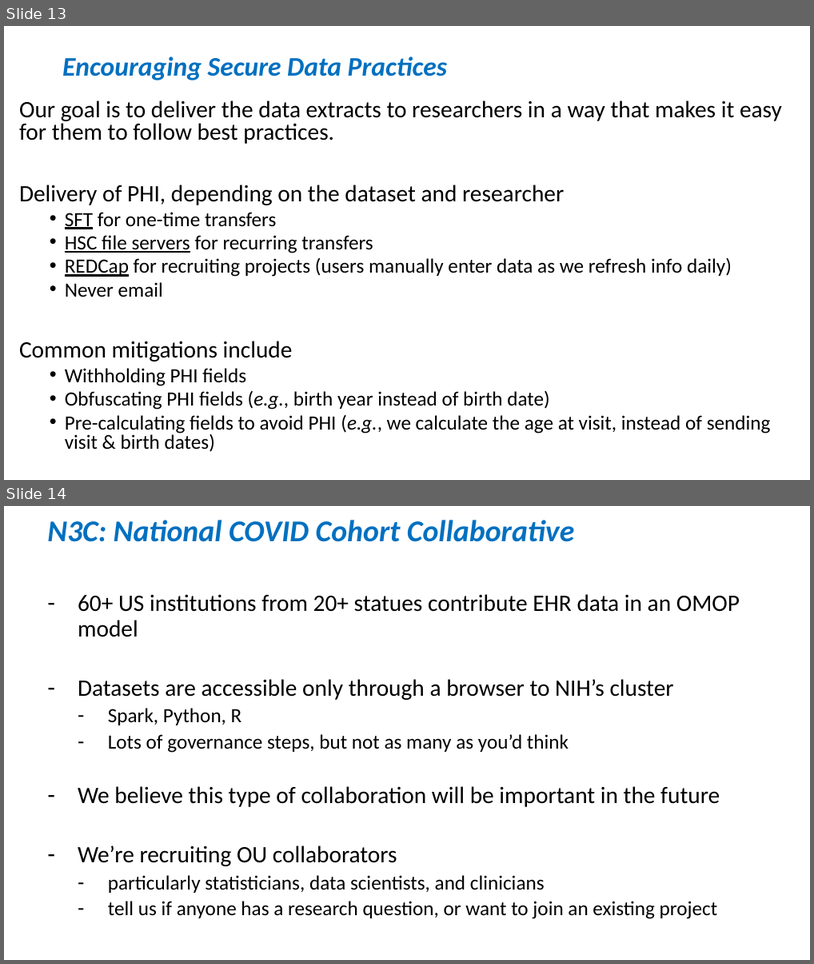
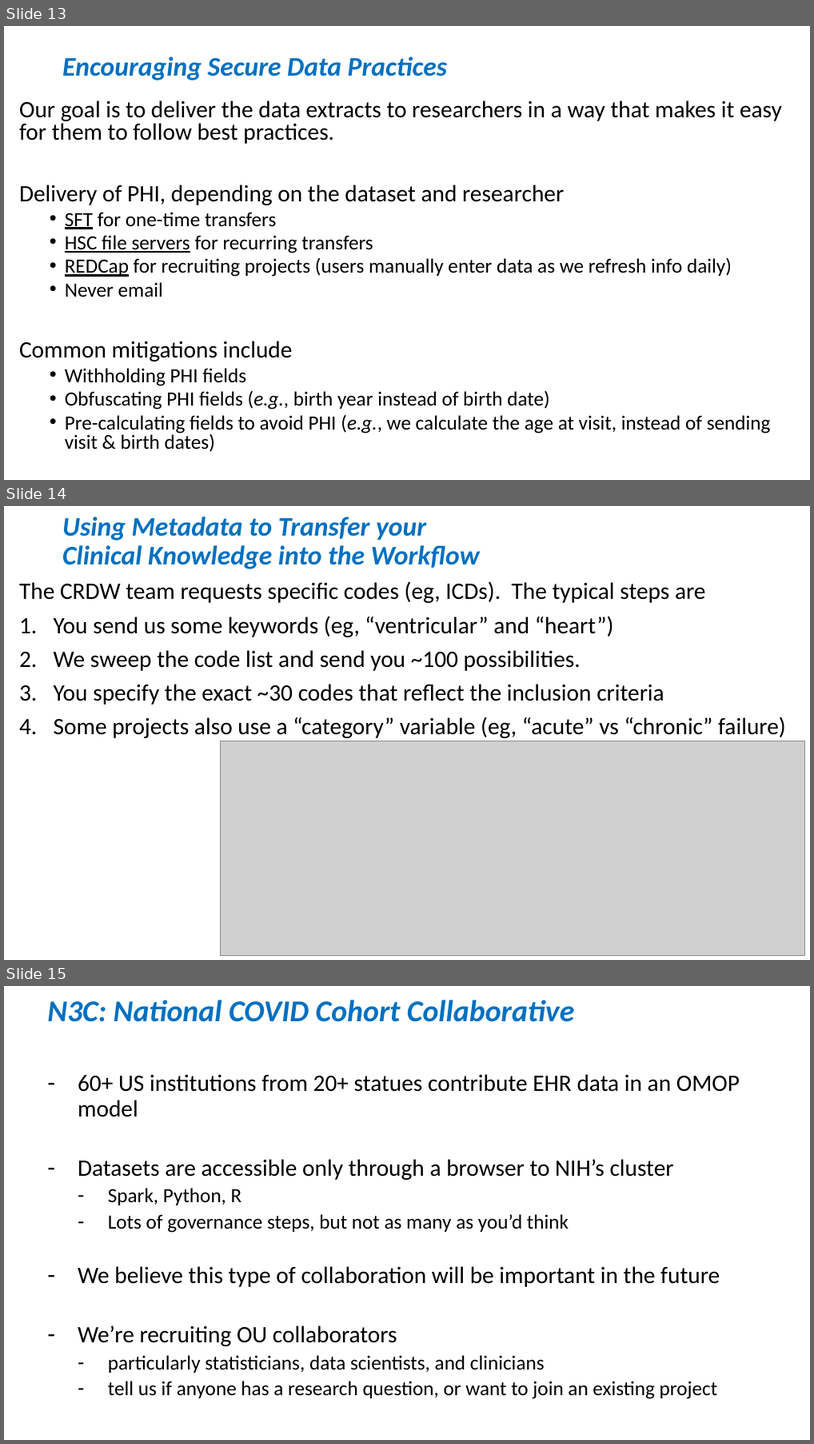
Before and after one commit to OuhscBbmc/prairie-outpost-public, a slide deck: publications/presentation-2024-01-peds-residents-qi/crdw-2024-01.pptx. Shown one above the other, each under a label of ours: slides 13 and 14 before the commit, slides 13, 14 and 15 after it. The pictures are 814x964 and 814x1444 pixels, drawn with LibreOffice and Linux fonts; fonts in the diff are those of the drawing; grey boxes stand for pictures. Boxes give left, top, right and bottom in pixels: in the first picture for what was removed or moved away, otherwise in the second. Text is boxed around its words. In the diff, an @@ line names an element or a change of style, - is before the commit and + after.

Commit message:
Update crdw-2024-01.pptx
https://github.com/OuhscBbmc/prairie-outpost/issues/731

```diff
--- a/publications/presentation-2024-01-peds-residents-qi/crdw-2024-01.pptx
+++ b/publications/presentation-2024-01-peds-residents-qi/crdw-2024-01.pptx
@@ slide 14 added at (x1=4, y1=506, x2=810, y2=960), background #FFFFFF @@
@@ title added at (x1=62, y1=516, x2=480, y2=569), 32 pt, text #0070C0, bold, italic @@
+Using Metadata to Transfer your
+Clinical Knowledge into the Workflow
@@ text added at (x1=19, y1=581, x2=786, y2=738), 28 pt, text #000000 @@
+The CRDW team requests specific codes (eg, ICDs). The typical steps are
+1. You send us some keywords (eg, “ventricular” and “heart”)
+2. We sweep the code list and send you ~100 possibilities.
+3. You specify the exact ~30 codes that reflect the inclusion criteria
+4. Some projects also use a “category” variable (eg, “acute” vs “chronic” failure)
@@ picture added at (x1=221, y1=740, x2=806, y2=955) @@
@@ what was slide 14 is now slide 15 @@
```
Also in this commit, not shown: 2 slides changed, 3 other slides added, 2 slides removed.
